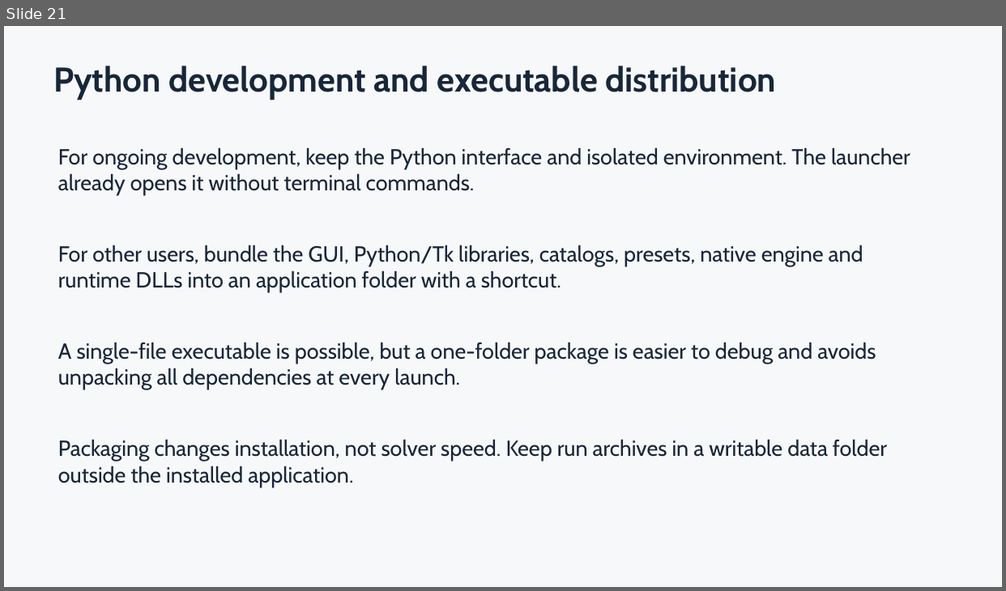
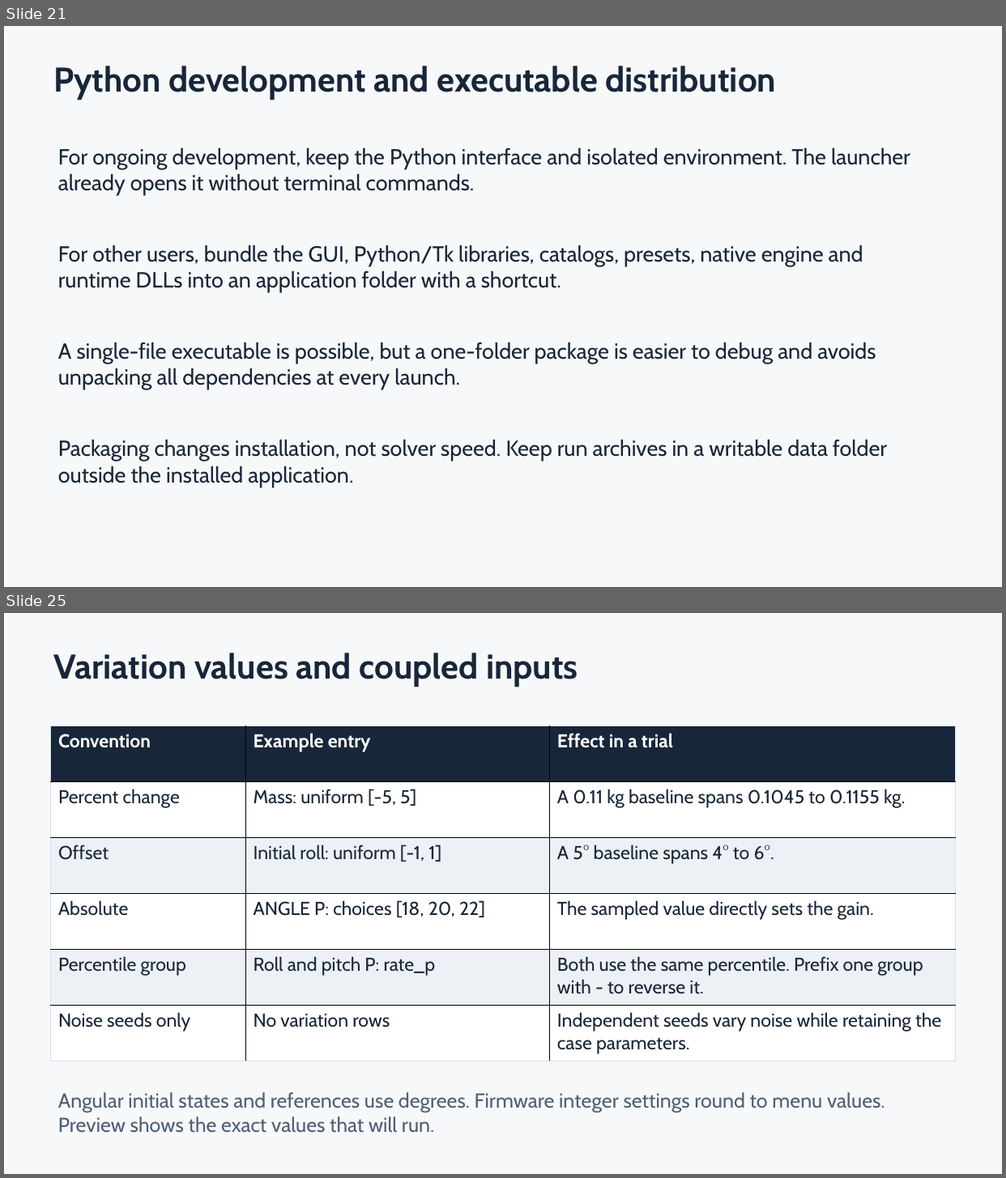
Before and after one commit to MorganSlap/UCI_FWMAV_Flight_Control_Simulation_and_Development, a slide deck: DesktopSIL/docs/Desktop_SIL_Walkthrough.pptx. Shown one above the other, each under a label of ours: slide 21 before the commit, slides 21 and 25 after it; the slides between them are not shown. The pictures are 1006x591 and 1006x1178 pixels, drawn with LibreOffice and Linux fonts; fonts in the diff are those of the drawing. Boxes give left, top, right and bottom in pixels: in the first picture for what was removed or moved away, otherwise in the second. Text is boxed around its words. In the diff, an @@ line names an element or a change of style, - is before the commit and + after.

```diff
--- a/DesktopSIL/docs/Desktop_SIL_Walkthrough.pptx
+++ b/DesktopSIL/docs/Desktop_SIL_Walkthrough.pptx
@@ slide 25 added at [4,613,1002,1174], background #F7F8FA @@
@@ text added at [53,653,578,687], 33 pt, text #182639, bold @@
+Variation values and coupled inputs
@@ table added at [50,726,955,1062], 6 rows, 3 columns @@
+Convention | Example entry | Effect in a trial
+Percent change | Mass: uniform [-5, 5] | A 0.11 kg baseline spans 0.1045 to 0.1155 kg.
+Offset | Initial roll: uniform [-1, 1] | A 5° baseline spans 4° to 6°.
+Absolute | ANGLE P: choices [18, 20, 22] | The sampled value directly sets the gain.
+Percentile group | Roll and pitch P: rate_p | Both use the same percentile. Prefix one group with - to reverse it.
+Noise seeds only | No variation rows | Independent seeds vary noise while retaining the case parameters.
@@ text added at [58,1093,885,1133], 19.5 pt, text #4E6076 @@
+Angular initial states and references use degrees. Firmware integer settings round to menu values. Preview shows the exact values that will run.
```
Also in this commit, not shown: 4 slides changed, 10 other slides added, 1 other file.
